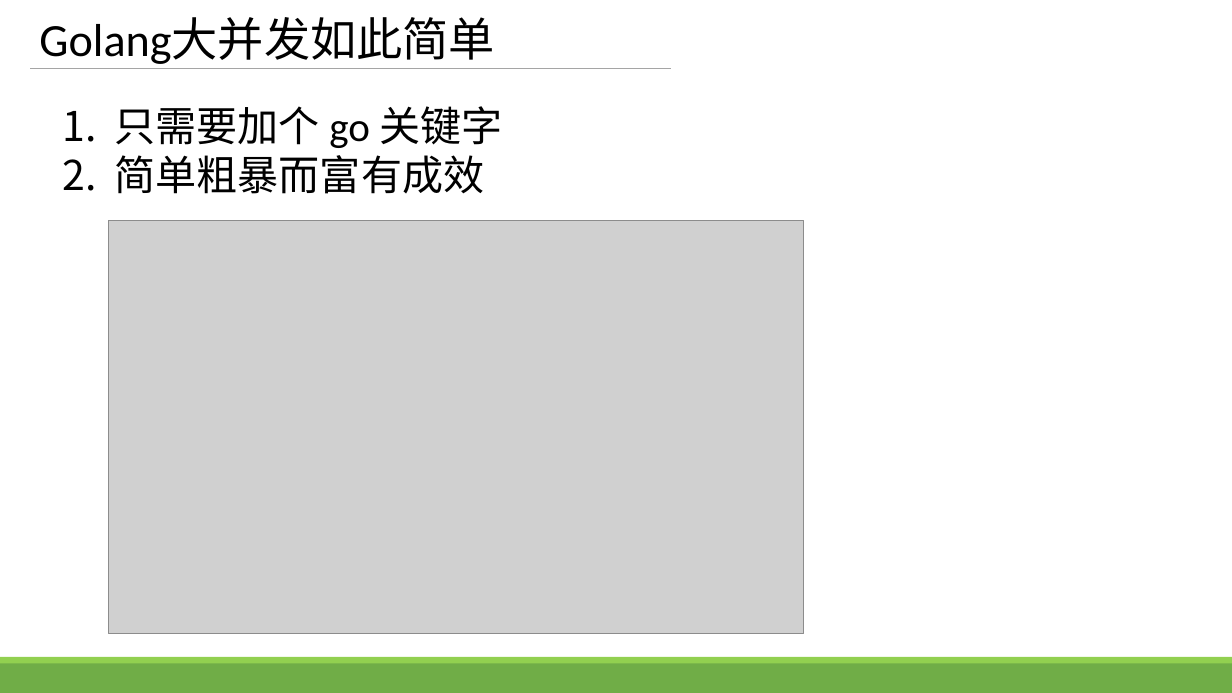
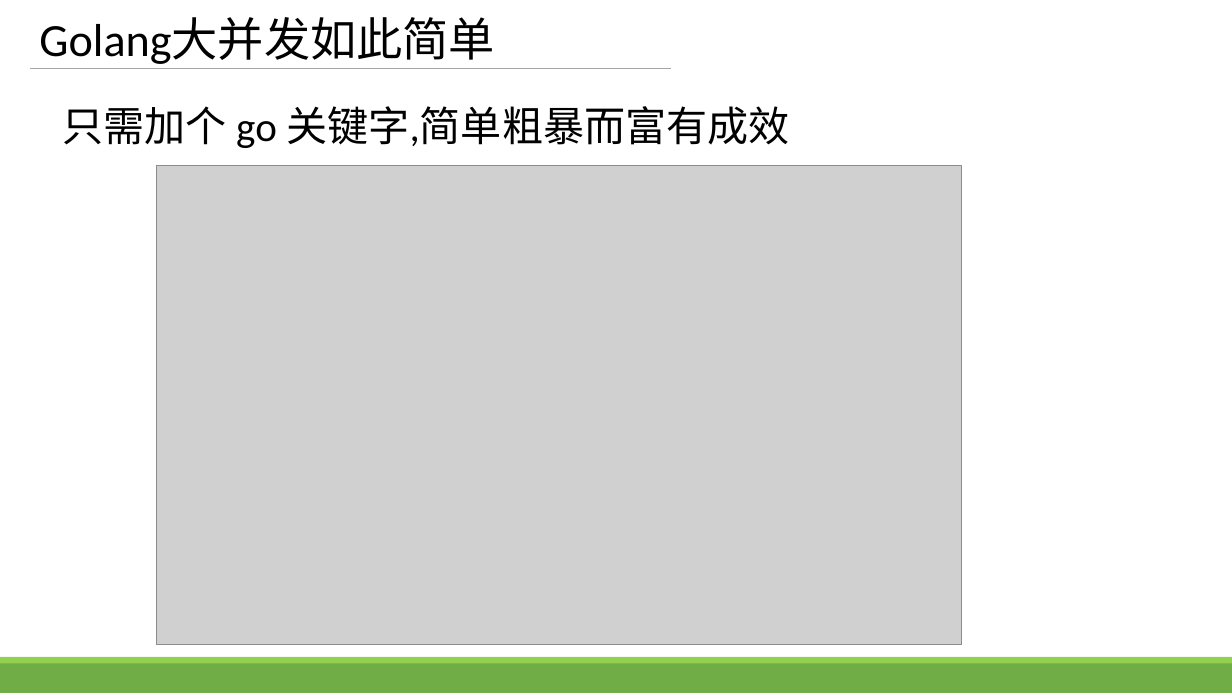
Before and after one commit to zhengbr2/sharing, a slide deck: slide 4 of GolangConcurency.pptx. Drawn at 1232x693 pixels with LibreOffice and Linux fonts; fonts in the diff are those of the drawing; grey boxes stand for pictures. Boxes give left, top, right and bottom in pixels: in the first picture for what was removed or moved away, otherwise in the second. Text is boxed around its words. In the diff, an @@ line names an element or a change of style, - is before the commit and + after.

```diff
--- a/GolangConcurency.pptx
+++ b/GolangConcurency.pptx
@@ text at [63,106,789,148]: text changed @@
-1. 只需要加个 go 关键字
-2. 简单粗暴而富有成效
+只需加个 go 关键字,简单粗暴而富有成效
@@ picture: place and size @@
-picture at [108,220,803,634]
+picture at [156,165,961,644]
```
Also in this commit, not shown: 7 other slides changed, 6 other files.
